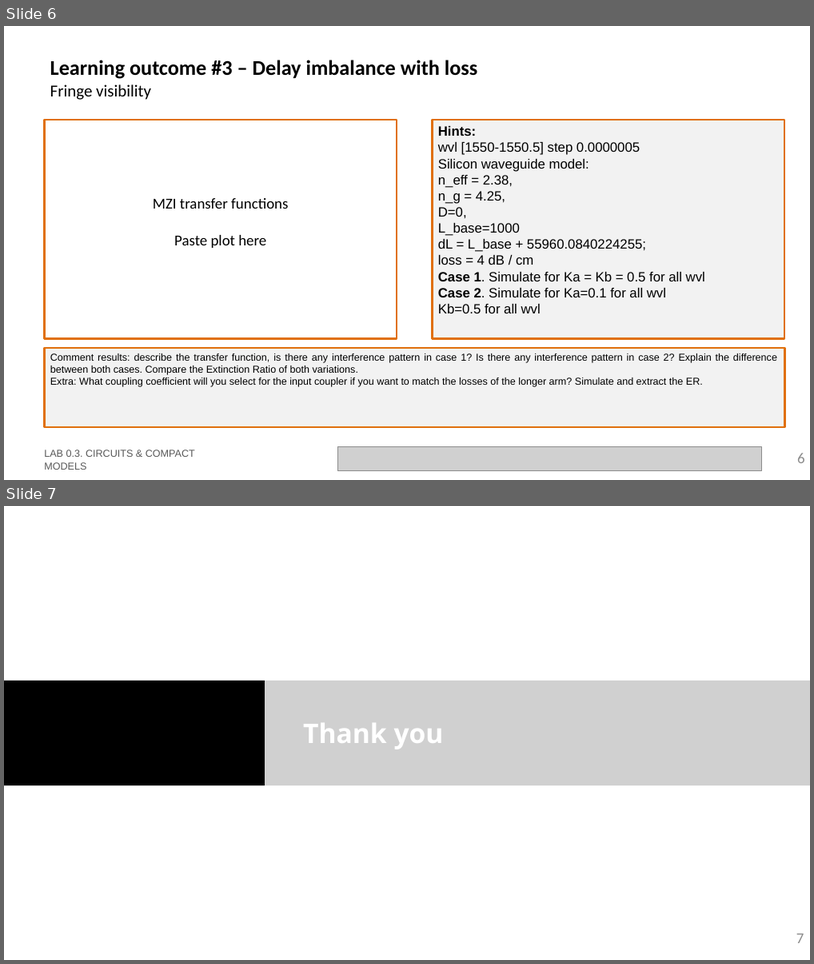
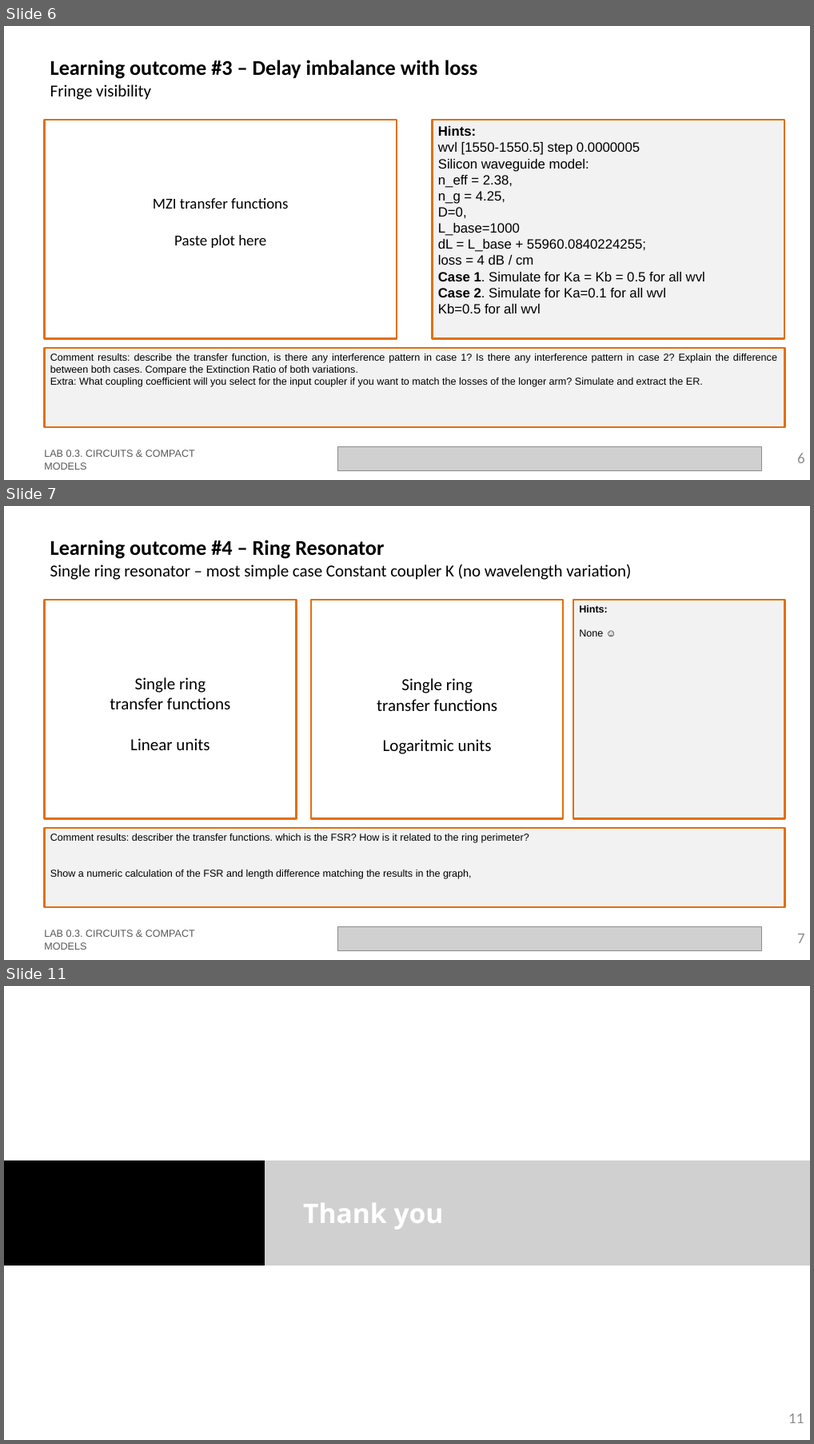
Before and after one commit to nordin001/pdk_UPVfab_v2, a slide deck: training/IPSP/Lab3/LabBook_030.pptx. Shown one above the other, each under a label of ours: slides 6 and 7 before the commit, slides 6, 7 and 11 after it; the slides between them are not shown. The pictures are 814x964 and 814x1444 pixels, drawn with LibreOffice and Linux fonts; fonts in the diff are those of the drawing; grey boxes stand for pictures; background and template pictures are left out. Boxes give left, top, right and bottom in pixels: in the first picture for what was removed or moved away, otherwise in the second. Text is boxed around its words. In the diff, an @@ line names an element or a change of style, - is before the commit and + after.

```diff
--- a/training/IPSP/Lab3/LabBook_030.pptx
+++ b/training/IPSP/Lab3/LabBook_030.pptx
@@ slide 7 added at <box>4,506,810,960</box>, background #FFFFFF @@
@@ text added at <box>50,540,631,580</box>, 20 pt, text #000000 @@
+Learning outcome #4 – Ring Resonator
+Single ring resonator – most simple case Constant coupler K (no wavelength variation)
@@ rectangle added at <box>45,600,297,819</box>, outline #E0700D 2.25 pt @@
@@ rectangle added at <box>311,600,563,819</box>, outline #E0700D 2.25 pt @@
@@ rectangle added at <box>574,600,786,819</box>, fill #F2F2F2, outline #E0700D 2.25 pt, 12 pt, text #000000, bold @@
+Hints:
+None ☺
@@ text added at <box>110,677,230,750</box>, 20 pt, text #000000 @@
+Single ring
+transfer functions
+Linear units
@@ text added at <box>377,678,498,754</box>, 20 pt, text #000000 @@
+Single ring
+transfer functions
+Logaritmic units
@@ rectangle added at <box>45,828,786,907</box>, fill #F2F2F2, outline #E0700D 2.25 pt, 12 pt, text #000000 @@
+Comment results: describer the transfer functions. which is the FSR? How is it related to the ring perimeter?
+Show a numeric calculation of the FSR and length difference matching the results in the graph,
@@ text added at <box>44,929,195,949</box>, 12 pt, text #585858 @@
+LAB 0.3. CIRCUITS & COMPACT MODELS
@@ picture added at <box>338,927,762,951</box> @@
@@ page number added at <box>798,933,806,943</box>, 18 pt, text #8C8C8C @@
+7
@@ what was slide 7 is now slide 11 @@
@@ page number at <box>789,1413,804,1423</box>: text changed @@
-7
+11
```
Also in this commit, not shown: 3 other slides added.
